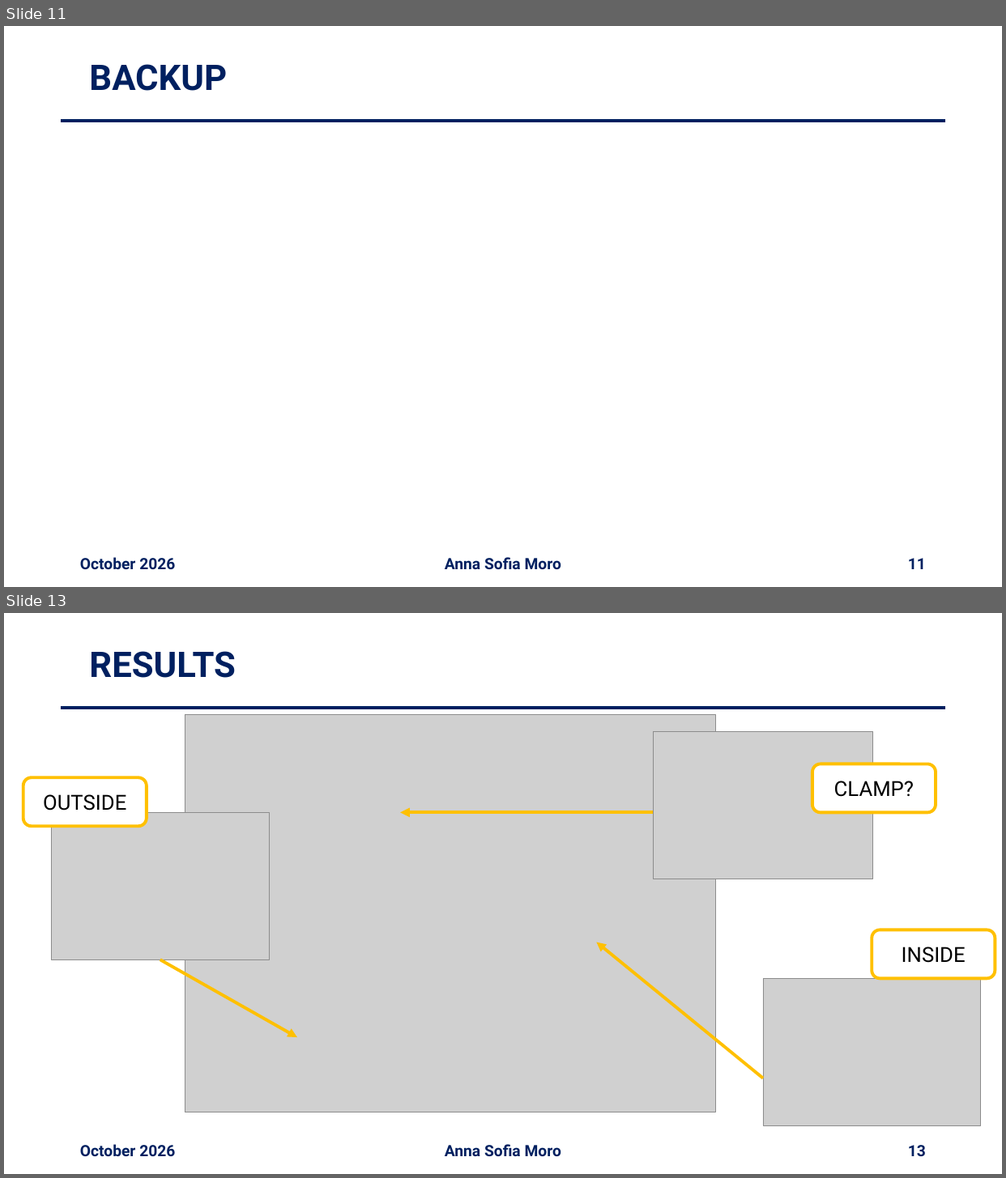
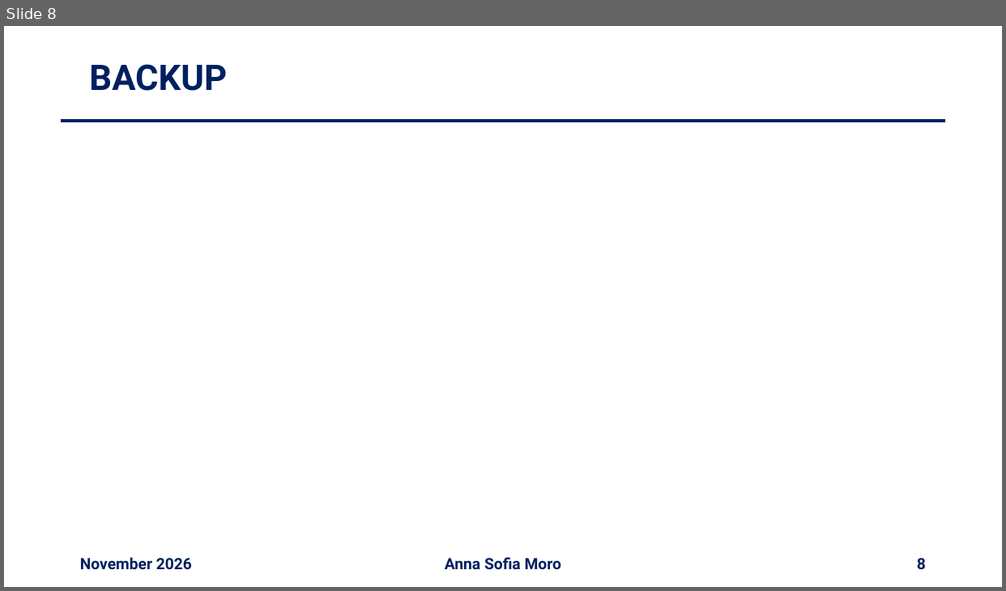
Before and after one commit to annaasofia/tesi, a slide deck: slides/week18.pptx. Shown one above the other, each under a label of ours: slides 11 and 13 before the commit, slide 8 after it; the slides between them are not shown. The pictures are 1006x1178 and 1006x591 pixels, drawn with LibreOffice and Linux fonts; fonts in the diff are those of the drawing; grey boxes stand for pictures. Boxes give left, top, right and bottom in pixels: in the first picture for what was removed or moved away, otherwise in the second. Text is boxed around its words. In the diff, an @@ line names an element or a change of style, - is before the commit and + after.

```diff
--- a/slides/week18.pptx
+++ b/slides/week18.pptx
@@ slide 13 removed at (4,613,1002,1174), background #FFFFFF @@
@@ title removed at (89,651,235,678) @@
-RESULTS
@@ line removed from (61, 707) to (945, 707) @@
@@ picture removed at (185,715,716,1112) @@
@@ picture removed at (653,732,873,879) @@
@@ rounded rectangle removed at (23,777,147,826) @@
-OUTSIDE
@@ rounded rectangle removed at (812,764,936,813) @@
-CLAMP?
@@ picture removed at (51,813,269,960) @@
@@ arrow removed from (653, 813) to (400, 813) @@
@@ arrow removed from (763, 1079) to (597, 943) @@
@@ rounded rectangle removed at (872,931,995,979) @@
-INSIDE
@@ arrow removed from (160, 960) to (297, 1037) @@
@@ picture removed at (763,978,981,1126) @@
@@ text removed at (80,1144,175,1157) @@
-October 2026
@@ text removed at (445,1144,561,1157) @@
-Anna Sofia Moro
@@ page number removed at (908,1145,926,1157) @@
-13
@@ what was slide 11 is now slide 8 @@
@@ slide 8 changed as well @@
@@ text at (80,557,192,570): text changed @@
-October 2026
+November 2026
@@ page number at (917,558,926,570): text changed @@
-11
+8
```
Also in this commit, not shown: 6 other slides changed, 1 slide added, 5 other slides removed.
